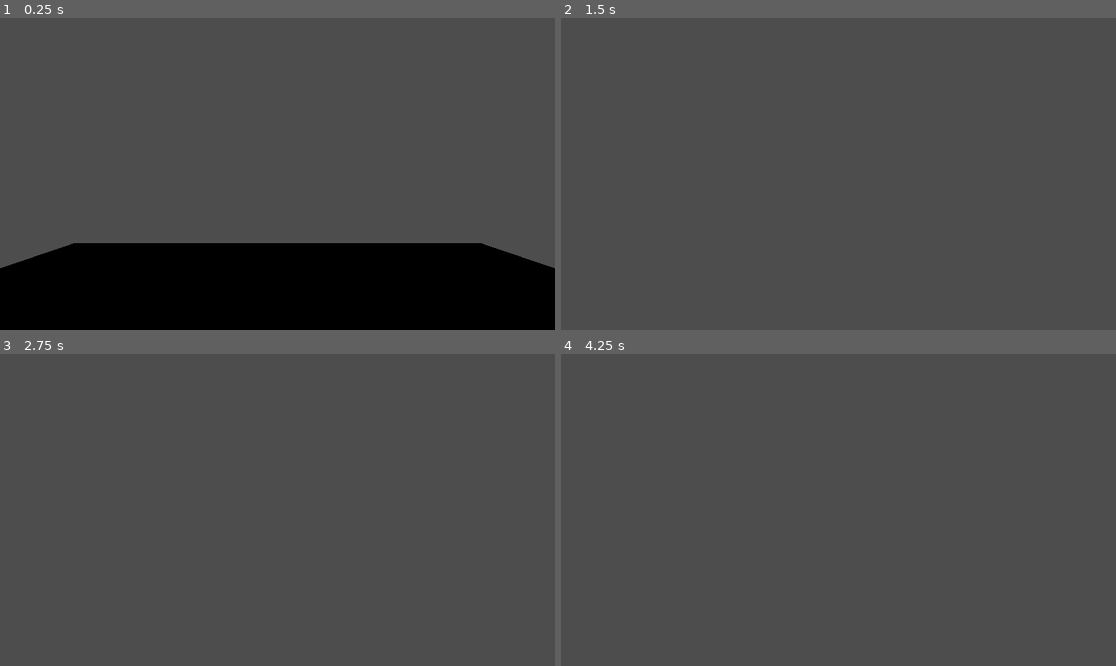
Above: before the commit, frames 1-4 (two rows, left to right).
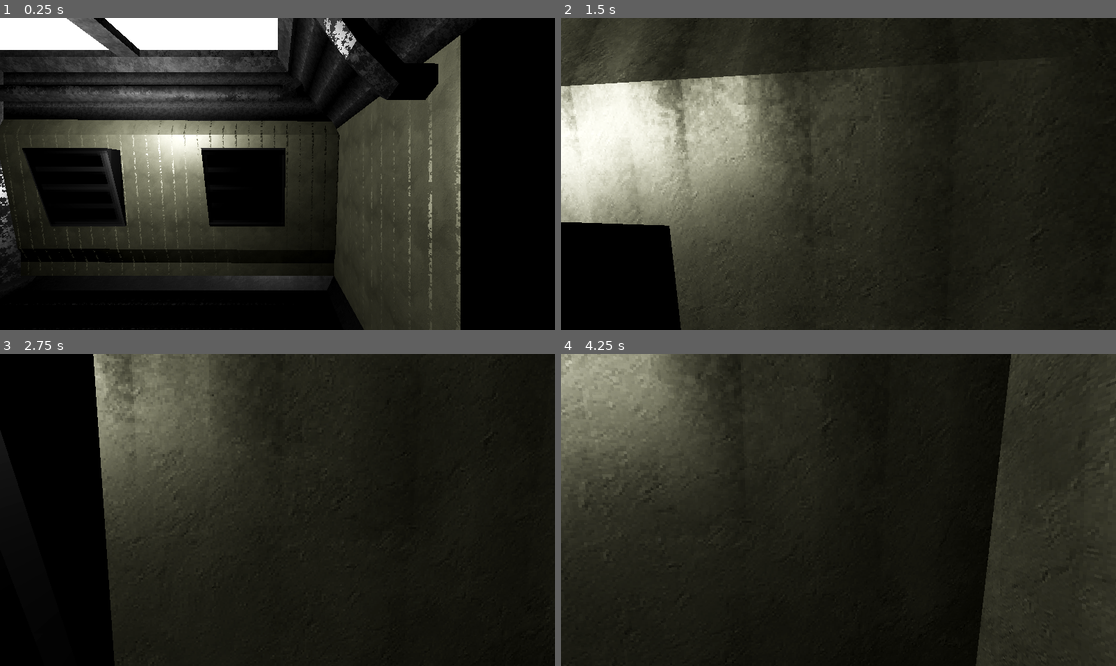
Above: after the commit, the same moments.

Repository: Samiser/spooky-signals
Game: Godot game, scene res://main.tscn
The game is run twice, just before and just after one commit, with the same random seed, the same clock (stepped at 60 frames per second) and the same inputs.
Inputs (mouse positions are in pixels of both pictures, inside the frame that each line leads up to):
- Up to frame 1 (0.25 s): no input
- Up to frame 2 (1.5 s): move the mouse to (866, 174) at 0.52 s; press the mouse at (866, 174) at 0.53 s; hold W (move_forward) from 0.53 s (still down); tap Space (jump) at 0.77 s; move the mouse to (810, 174) at 1.27 s; release the mouse at (810, 174) at 1.28 s; click (810, 174) at 1.35 s
- Up to frame 3 (2.75 s): keep holding W (move_forward); tap Space (jump) at 1.52 s; move the mouse to (288, 503) at 2.02 s; press the mouse at (288, 503) at 2.03 s
- Up to frame 4 (4.25 s): keep holding W (move_forward); tap Enter at 2.75 s; move the mouse to (832, 516) at 2.77 s; release the mouse at (832, 516) at 2.78 s; click (832, 516) at 2.85 s; tap Space (jump) at 3.02, 3.77 s; move the mouse to (877, 513) at 3.52 s; press the mouse at (877, 513) at 3.53 s

The runs differ from the first frame. In frame 1, 71% of the frame differs, in the area x 0-100%, y 0-100%; in frame 2, 95%; in frame 3, 95%; in frame 4, 96%.

Commit message:
added ship mesh

Diff:
--- a/main.tscn
+++ b/main.tscn
@@ -1,22 +1,29 @@
 [gd_scene load_steps=4 format=3 uid="uid://chxlkaq0opjy7"]
 
 [ext_resource type="PackedScene" uid="uid://vfatuya14sn3" path="res://entities/player/player.tscn" id="1_68bq3"]
+[ext_resource type="PackedScene" uid="uid://cc25g1gl71nwh" path="res://meshes/ship_model/ship.glb" id="2_0xm2m"]
 
-[sub_resource type="BoxMesh" id="BoxMesh_68bq3"]
-size = Vector3(10, 1, 10)
-
-[sub_resource type="BoxShape3D" id="BoxShape3D_x7rwk"]
-size = Vector3(10, 1, 10)
+[sub_resource type="Environment" id="Environment_0xm2m"]
+background_mode = 1
+tonemap_mode = 3
+glow_enabled = true
+glow_intensity = 1.0
+glow_blend_mode = 0
+fog_light_color = Color(0, 0, 0, 1)
 
 [node name="Main" type="Node3D"]
 
 [node name="Player" parent="." instance=ExtResource("1_68bq3")]
 
-[node name="TestPlatform" type="StaticBody3D" parent="."]
-transform = Transform3D(1, 0, 0, 0, 1, 0, 0, 0, 1, 0, -0.5, 0)
+[node name="WorldEnvironment" type="WorldEnvironment" parent="."]
+environment = SubResource("Environment_0xm2m")
 
-[node name="MeshInstance3D" type="MeshInstance3D" parent="TestPlatform"]
-mesh = SubResource("BoxMesh_68bq3")
+[node name="OmniLight3D" type="OmniLight3D" parent="."]
+transform = Transform3D(1, 0, 0, 0, 1, 0, 0, 0, 1, -2.7112641, 1.8787622, 3.056395)
+omni_range = 7.0
 
-[node name="CollisionShape3D" type="CollisionShape3D" parent="TestPlatform"]
-shape = SubResource("BoxShape3D_x7rwk")
+[node name="OmniLight3D2" type="OmniLight3D" parent="."]
+transform = Transform3D(1, 0, 0, 0, 1, 0, 0, 0, 1, -2.7112641, 1.8787622, -2.7240062)
+omni_range = 7.0
+
+[node name="ship" parent="." instance=ExtResource("2_0xm2m")]
Binary file added: meshes/ship_model/ship.glb
Not shown, added: meshes/ship_model/ship.glb.import
Binary file added: meshes/ship_model/ship_GridBox_Default.png
Not shown, added: meshes/ship_model/ship_GridBox_Default.png.import
Binary file added: meshes/ship_model/ship_Metal_05-256x256 1.png
Not shown, added: meshes/ship_model/ship_Metal_05-256x256 1.png.import
Binary file added: meshes/ship_model/ship_Metal_05-256x256.png
Not shown, added: meshes/ship_model/ship_Metal_05-256x256.png.import
Binary file added: meshes/ship_model/ship_Metal_06-256x256 1.png
Not shown, added: meshes/ship_model/ship_Metal_06-256x256 1.png.import
Binary file added: meshes/ship_model/ship_Metal_06-256x256.png
Not shown, added: meshes/ship_model/ship_Metal_06-256x256.png.import
(and 27 more such lines)
